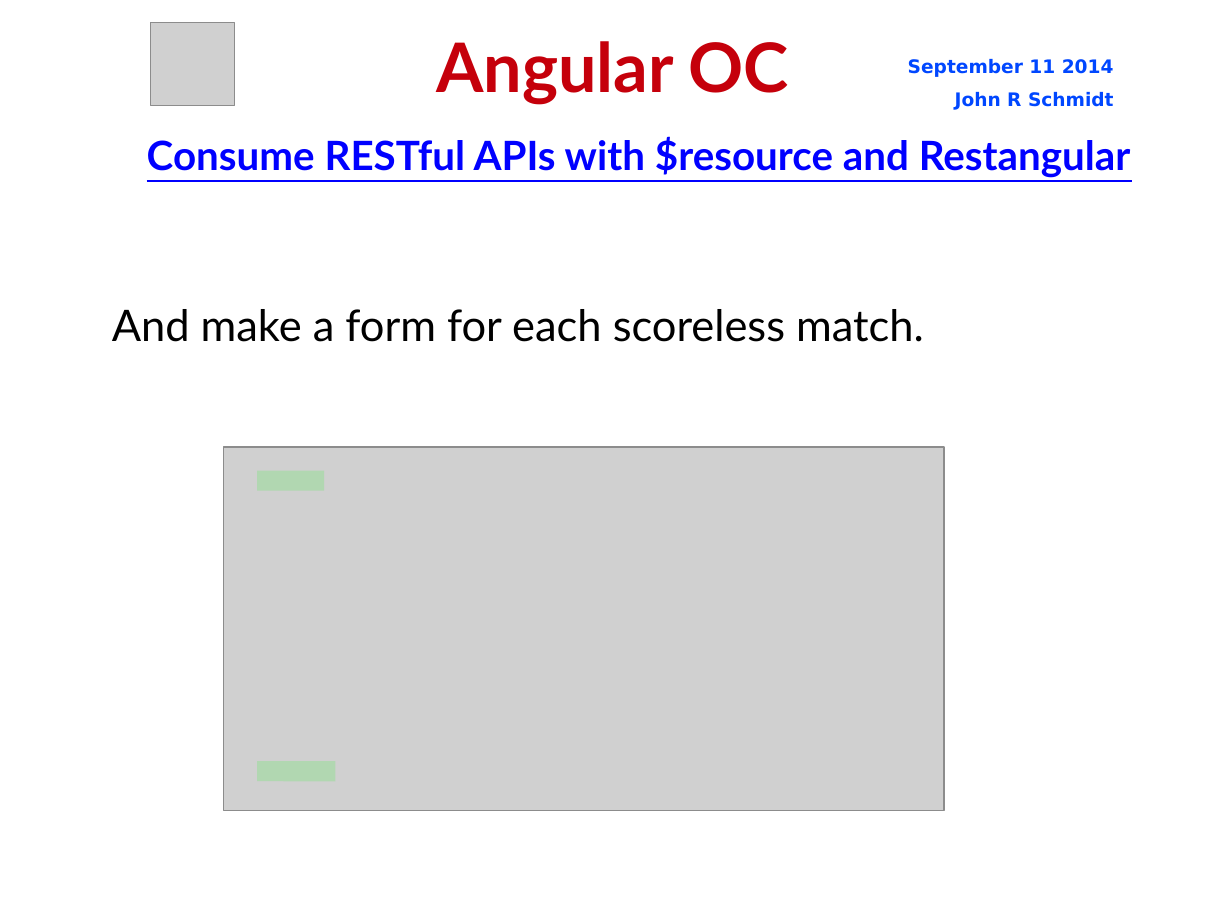
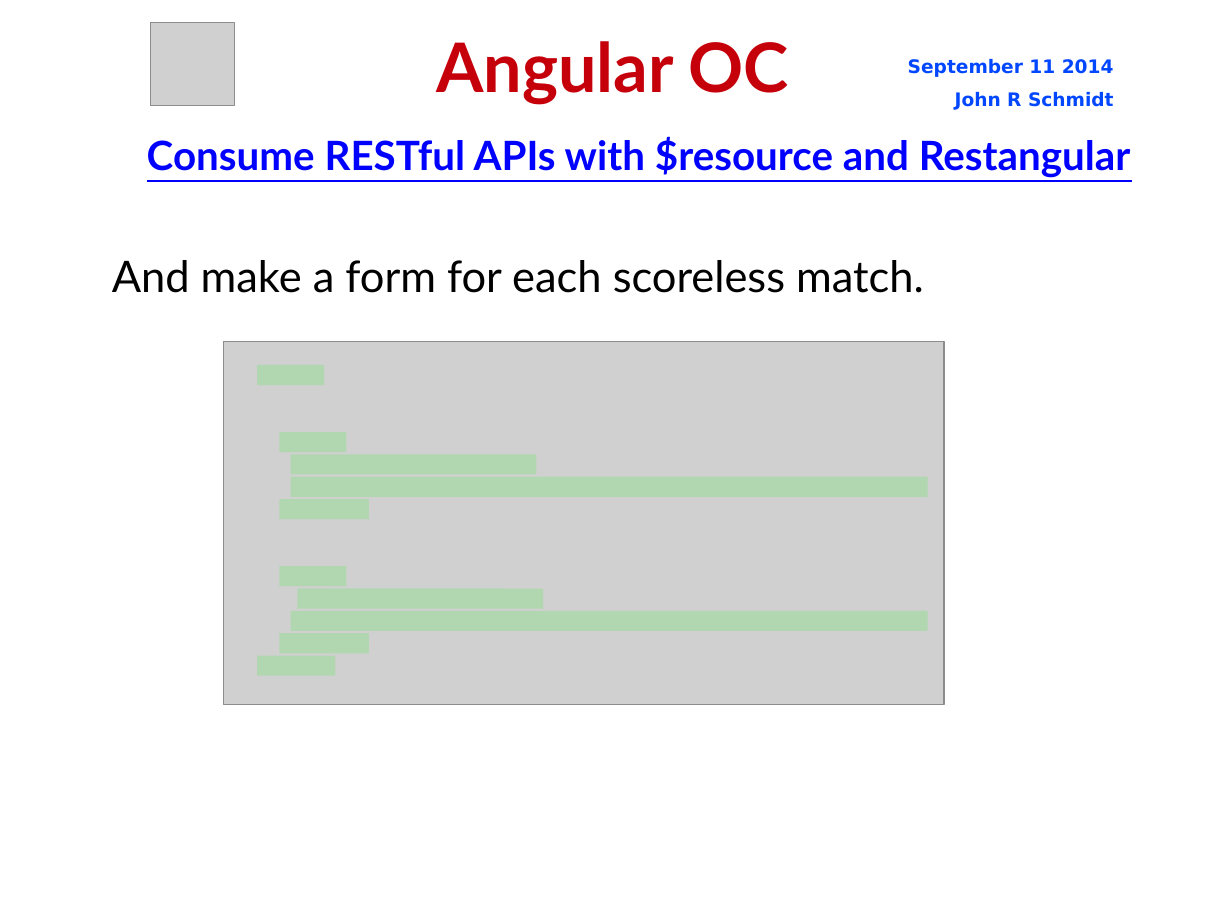
Before and after one commit to jrschmidt/fifa-angular-rest-demo, a slide deck: slide 45 of fifa.odp. Drawn at 1232x924 pixels with LibreOffice and Linux fonts; fonts in the diff are those of the drawing; grey boxes stand for pictures; background and template pictures are left out. Boxes give left, top, right and bottom in pixels: in the first picture for what was removed or moved away, otherwise in the second. Text is boxed around its words. In the diff, an @@ line names an element or a change of style, - is before the commit and + after.

```diff
--- a/fifa.odp
+++ b/fifa.odp
@@ subtitle "And make a form for ...": place and size @@
-subtitle "And make a form for ..." at bbox=[112, 309, 924, 342]
+subtitle "And make a form for ..." at bbox=[112, 260, 924, 293]
@@ picture: place and size @@
-picture at bbox=[224, 447, 945, 811]
+picture at bbox=[224, 342, 945, 705]
@@ line added from (257, 376) to (324, 376), #00FF00 12.95 pt @@
@@ line moved from (257, 481) - (324, 481) to (279, 443) - (347, 443) @@
@@ line added from (291, 465) to (537, 465), #00FF00 12.95 pt @@
@@ line added from (291, 487) to (928, 487), #00FF00 12.95 pt @@
@@ line added from (279, 510) to (369, 510), #00FF00 12.95 pt @@
@@ line added from (279, 577) to (347, 577), #00FF00 12.95 pt @@
@@ line added from (297, 599) to (543, 599), #00FF00 12.95 pt @@
@@ line added from (291, 622) to (928, 622), #00FF00 12.95 pt @@
@@ line added from (279, 644) to (369, 644), #00FF00 12.95 pt @@
@@ line moved from (257, 771) - (335, 771) to (257, 666) - (335, 666) @@
```
Also in this commit, not shown: 4 other slides changed, 4 other files.
